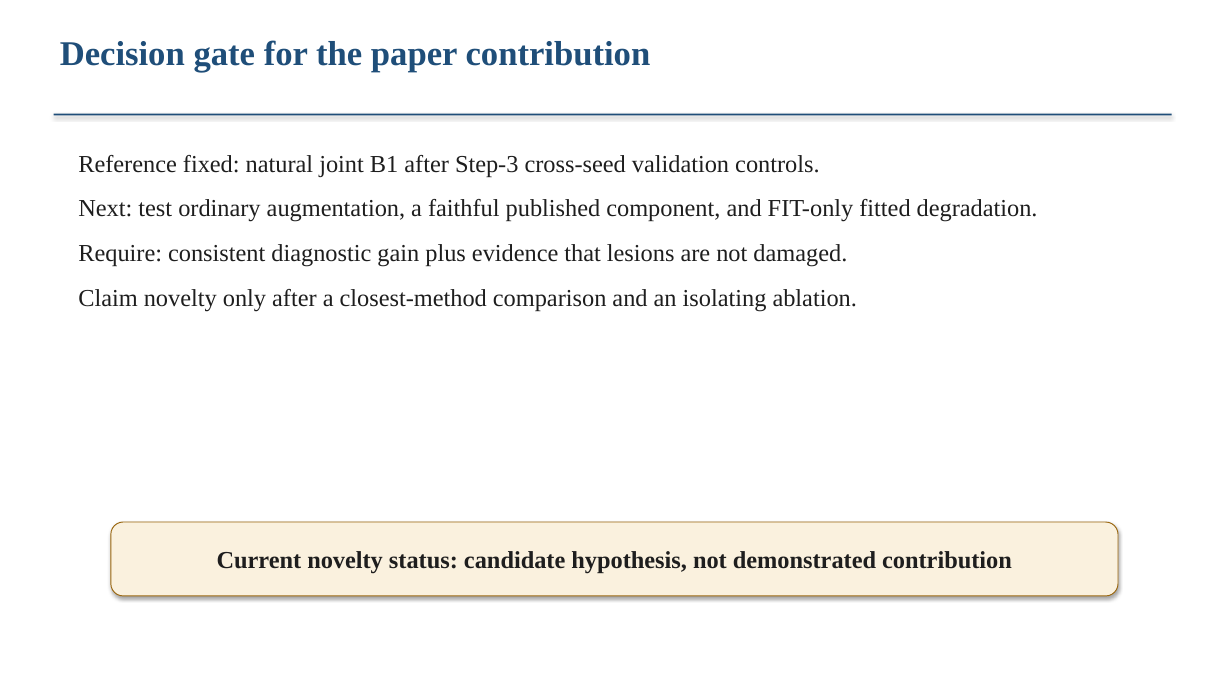
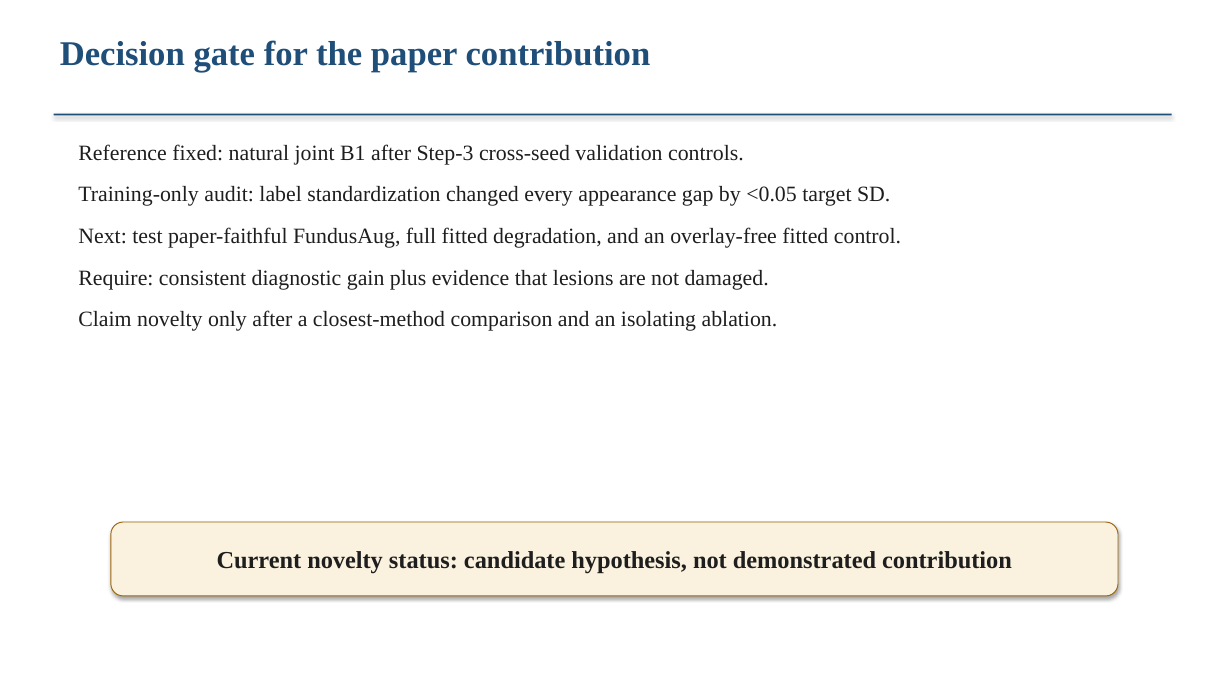
Before and after one commit to Sahith59/brset-convnextv2, a slide deck: slide 8 of research/codex/reports/BRSET_mBRSET_Research_Update.pptx. Drawn at 1232x693 pixels with LibreOffice and Linux fonts; fonts in the diff are those of the drawing. Boxes give left, top, right and bottom in pixels: in the first picture for what was removed or moved away, otherwise in the second. Text is boxed around its words. In the diff, an @@ line names an element or a change of style, - is before the commit and + after.

Commit message:
Start audited Step 4 appearance study

```diff
--- a/research/codex/reports/BRSET_mBRSET_Research_Update.pptx
+++ b/research/codex/reports/BRSET_mBRSET_Research_Update.pptx
@@ text "Reference fixed: natural joint B1 ...": place and size @@
-text "Reference fixed: natural joint B1 ..." at [78,155,1038,311]
+text "Reference fixed: natural joint B1 ..." at [78,144,901,331]
@@ text at [78,144,778,331]: size 19 to 17 pt in "Reference fixed: natural joint B1 after Step-3 ...", "Require: consistent diagnostic gain plus evidence that ...", "Claim novelty only after a closest-method comparison ..." @@
@@ text at [78,186,901,248]: text changed; size 19 to 17 pt @@
-Next: test ordinary augmentation, a faithful published component, and FIT-only fitted degradation.
+Training-only audit: label standardization changed every appearance gap by <0.05 target SD.
+Next: test paper-faithful FundusAug, full fitted degradation, and an overlay-free fitted control.
```
Also in this commit, not shown: 1 other slide changed, 15 other files.
